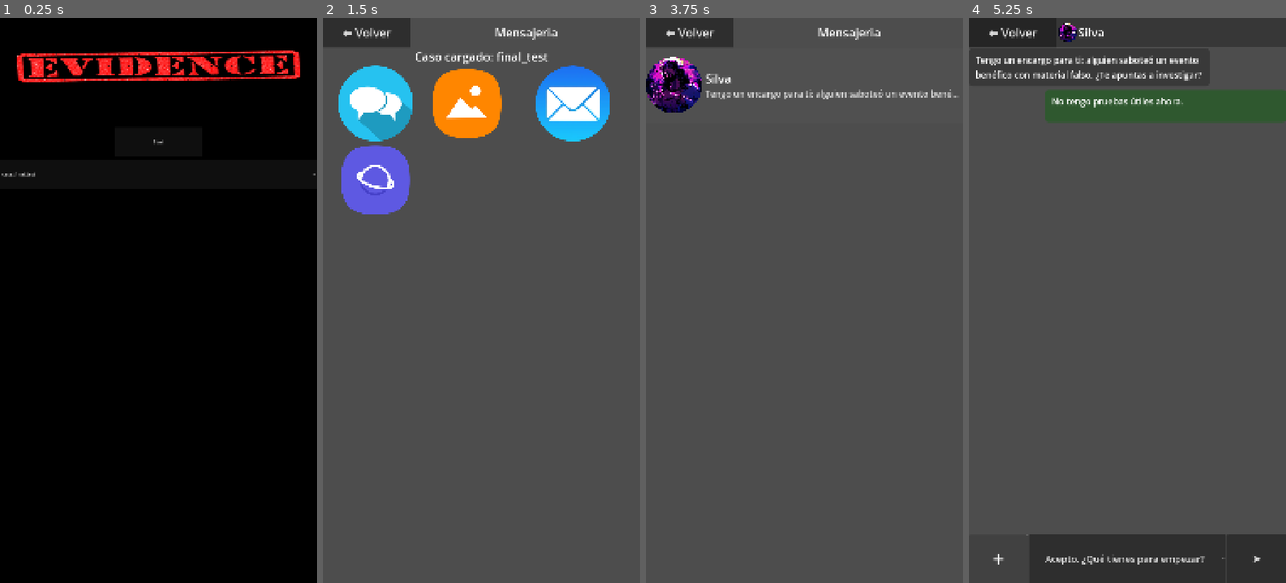
Above: before the commit, frames 1-4 (left to right).
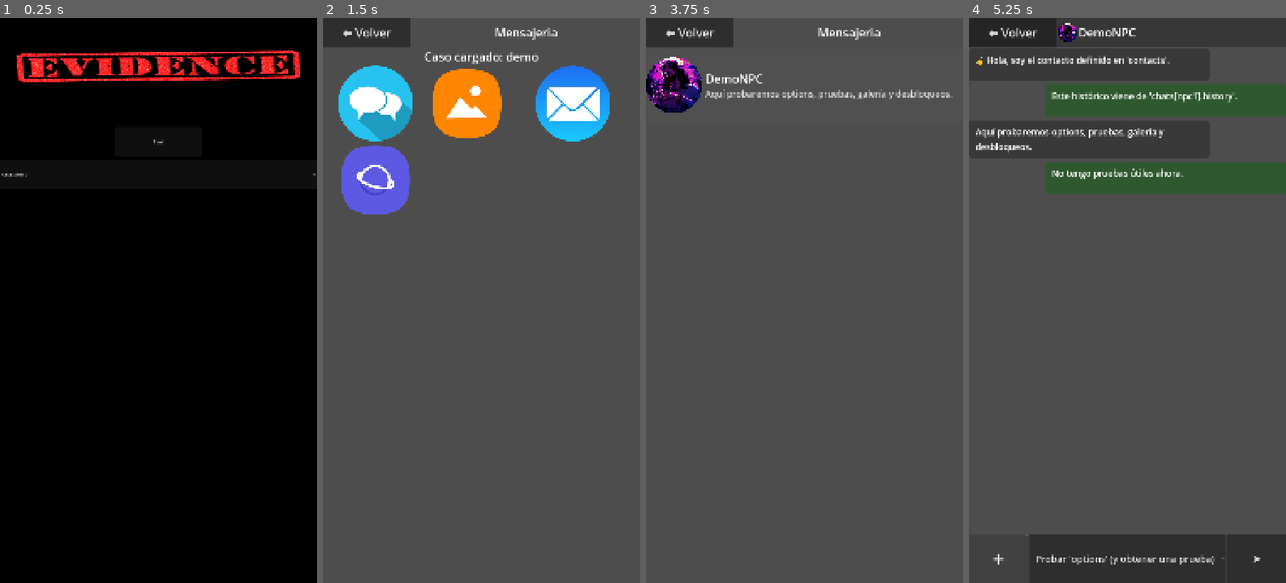
Above: after the commit, the same moments.

Repository: RGVylar/e-vidence
Game: Godot game, scene res://scenes/Main.tscn
Two runs of this game, one before a commit and one after it. Both use one fixed random seed, a clock stepped at 60 frames per second and the inputs below.
Inputs (mouse positions are in pixels of both pictures, inside the frame that each line leads up to):
- Up to frame 1 (0.25 s): no input
- Up to frame 2 (1.5 s): click "case_final_test" (after the commit: "case_demo") at 0.5 s; click "Start" at 1.25 s
- Up to frame 3 (3.75 s): click "⬅ Volver" at 2 s; click "Start" at 2.75 s; click (699, 102) at 3.5 s
- Up to frame 4 (5.25 s): click (1127, 85) at 4.25 s; click "+" at 5 s

The runs differ from the first frame. In frame 1, less than 0.1% of the frame differs, in the area x 4-12%, y 27-29%; in frame 2, 0.4%; in frame 3, 0.8%; in frame 4, 8.4%, in the area x 2-100%, y 1-97%.

Commit message:
fear: delay between msgs and demo case

Diff:
--- a/project/autoload/DB.gd
+++ b/project/autoload/DB.gd
@@ -73,7 +73,17 @@
 	if typeof(current_case) != TYPE_DICTIONARY:
 		return []
 	var chats := (current_case as Dictionary).get("chats", {}) as Dictionary
-	var chat := chats.get(contact_id, {}) as Dictionary
+	var entry: Variant = chats.get(contact_id)
+
+	# Soporta formato legacy (Array) y nuevo (Dictionary)
+	var chat: Dictionary
+	if typeof(entry) == TYPE_DICTIONARY:
+		chat = entry as Dictionary
+	elif typeof(entry) == TYPE_ARRAY:
+		chat = {"history": entry}  # envolvemos para tener una dict consistente
+	else:
+		chat = {}
+
 	var options: Array = chat.get("options", []) as Array
 	var out: Array = []
 	for opt_v in options:
@@ -195,7 +205,17 @@
 	if typeof(current_case) != TYPE_DICTIONARY:
 		return []
 	var chats := (current_case as Dictionary).get("chats", {}) as Dictionary
-	var chat := chats.get(contact_id, {}) as Dictionary
+	var entry: Variant = chats.get(contact_id)
+
+	# Soporta legacy (Array) y nuevo (Dictionary)
+	var chat: Dictionary
+	if typeof(entry) == TYPE_DICTIONARY:
+		chat = entry as Dictionary
+	elif typeof(entry) == TYPE_ARRAY:
+		chat = {"history": entry}
+	else:
+		chat = {}
+
 	var used: Array = chat.get("used_evidence", []) as Array
 
 	var owned := _owned_evidence_ids()
@@ -348,26 +368,21 @@
 			out.append(c)
 	return out
 
-func _case_timing_defaults() -> Dictionary:
-	var case_data := DB.current_case as Dictionary
-	return case_data.get("timing", {}) as Dictionary
-
-func _contact_timing(contact_id: String) -> Dictionary:
-	var case_data := DB.current_case as Dictionary
-	for c_v in (case_data.get("contacts", []) as Array):
-		var c := c_v as Dictionary
+
+func get_contact_timing(contact_id: String) -> Dictionary:
+	var contacts_v: Variant = current_case.get("contacts")
+	if typeof(contacts_v) != TYPE_ARRAY:
+		return {}
+	for c_v in (contacts_v as Array):
+		var c: Dictionary = c_v as Dictionary
 		if String(c.get("id","")) == contact_id:
-			return c.get("timing", {}) as Dictionary
+			var t_v: Variant = c.get("timing")
+			return (t_v as Dictionary) if typeof(t_v) == TYPE_DICTIONARY else {}
 	return {}
 
-func _timing_number(src: Dictionary, key: String, fallback: float) -> float:
-	return float(src.get(key, fallback))
-
-func _resolve_timing_for_contact(contact_id: String) -> Dictionary:
-	var d := _case_timing_defaults()
-	var c := _contact_timing(contact_id)
-	# merge simple: lo definido en contacto pisa a global
-	var out := {}  # Dictionary
-	for k in d.keys(): out[k] = d[k]
-	for k in c.keys(): out[k] = c[k]
-	return out
+func dict_get_number(d: Dictionary, key: String, fallback: float) -> float:
+	if d.has(key):
+		var v: Variant = d[key]
+		if typeof(v) in [TYPE_INT, TYPE_FLOAT, TYPE_STRING]:
+			return float(v)
+	return fallback
--- a/project/autoload/GameState.gd
+++ b/project/autoload/GameState.gd
@@ -4,7 +4,8 @@
 var inventory: Dictionary = {}           # evidencias por id
 # var current_case_id := "case_tutorial"
 # var current_case_id := "case_improved_dialogues"
-var current_case_id := "case_final_test"
+#var current_case_id := "case_final_test"
+var current_case_id := "case_demo"
 var current_thread: String = ""   # id del contacto/hilo seleccionado
 
 signal evidence_added(id)
--- /dev/null
+++ b/project/data/case_demo.json
@@ -0,0 +1,127 @@
+{
+  "contacts": [
+    {
+      "id": "npc1",
+      "name": "DemoNPC",
+      "avatar": "res://assets/avatars/silva.jpg",
+      "timing": {
+        "npc_reaction_delay": 0.8,
+        "npc_typing_min": 0.2,
+        "npc_typing_max": 0.6,
+        "npc_between_msgs": 0.4,
+        "typing_per_char": 0.015
+      }
+    },
+    {
+      "id": "npc2",
+      "name": "Pilar (CM)",
+      "avatar": "res://assets/avatars/pilar.jpg",
+      "requires": ["contact_npc2_unlocked"],
+      "timing": {
+        "npc_reaction_delay": 0.4,
+        "npc_typing_min": 0.15,
+        "npc_typing_max": 0.5,
+        "npc_between_msgs": 0.25,
+        "typing_per_char": 0.012
+      }
+    }
+  ],
+
+  "chats": {
+    "npc1": {
+      "history": [
+        { "from": "DemoNPC", "text": "👋 Hola, soy el contacto definido en 'contacts'." },
+        { "from": "Yo",      "text": "Este histórico viene de 'chats[npc1].history'." },
+        { "from": "DemoNPC", "text": "Aquí probaremos options, pruebas, galería y desbloqueos." }
+      ],
+      "options": [
+        {
+          "id": "accept_case",
+          "text": "Probar 'options' (y obtener una prueba)",
+          "effects": ["give_evidence:flyer_demo"],
+          "npc_reply": [
+            "Perfecto, acabas de usar 'options'.",
+            "Te he dado una prueba llamada 'flyer_demo'. Prueba el botón + para presentarla."
+          ]
+        },
+        {
+          "id": "unlock_gallery_item",
+          "text": "Desbloquear una foto de la galería",
+          "effects": ["unlock_gallery:foto_evento"],
+          "npc_reply": [
+            "Acabo de desbloquear 'foto_evento' en tu galería. Ve a la galería para verla."
+          ]
+        },
+        {
+          "id": "add_new_contact",
+          "text": "Añadir a Pilar (nuevo contacto)",
+          "effects": ["unlock_contact:npc2"],
+          "npc_reply": [
+            "Listo. He añadido a Pilar al caso. Ya puedes escribirle (aparece como nuevo contacto)."
+          ]
+        },
+        {
+          "id": "status",
+          "text": "¿Qué más se puede mostrar?",
+          "npc_reply": [
+            "También existe el modo 'replies' legacy si no defines options.",
+            "Las pruebas dependen de si las posees (inventario).",
+            "Los tiempos de respuesta pueden personalizarse por persona con 'contacts[*].timing'."
+          ]
+        }
+      ]
+    },
+
+    "npc2": {
+      "history": [
+        { "from": "Pilar (CM)", "text": "¡Hola! Aparezco porque me han desbloqueado con 'unlock_contact:npc2'." }
+      ],
+      "options": [
+        {
+          "id": "ask_cm_asset",
+          "text": "¿Tienes una imagen para la nota?",
+          "effects": ["unlock_gallery:nota_borrador"],
+          "npc_reply": [
+            "Te paso un borrador a la galería ('nota_borrador'). Échale un ojo."
+          ]
+        }
+      ]
+    }
+  },
+
+  "replies": {
+    "npc1": [
+      "Opción legacy desde 'replies'",
+      "Otra opción sin lógica avanzada"
+    ]
+  },
+
+  "evidence": [
+    {
+      "id": "flyer_demo",
+      "name": "Flyer de ejemplo",
+      "reactions": {
+        "npc1": {
+          "text": "Te presento una prueba.",
+          "npc_reply": [
+            "Genial, esa prueba proviene de 'evidence'.",
+            "Gracias. De paso te desbloqueo una foto extra."
+          ],
+          "effects": ["unlock_gallery:foto_evento"]
+        },
+        "npc2": {
+          "text": "Te presento la misma prueba (para Pilar).",
+          "npc_reply": [
+            "¡Perfecto! Esto nos sirve para la comunicación."
+          ]
+        }
+      }
+    }
+  ],
+
+  "gallery": [
+    "res://assets/case/demo/demo_photo1.png",
+    { "id": "foto_evento",   "path": "res://assets/case/gatos/cats/auri.jpg", "requires": ["unlocked_foto_evento"] },
+    { "id": "nota_borrador", "path": "res://assets/case/gatos/cats/cosmo.jpg",  "requires": ["unlocked_nota_borrador"] }
+  ]
+}
--- a/project/scenes/apps/chat.gd
+++ b/project/scenes/apps/chat.gd
@@ -16,11 +16,12 @@
 @onready var choice_picker: OptionButton = get_node_or_null("%ChoicePicker") as OptionButton
 @onready var _sfx_player: AudioStreamPlayer = %AudioStreamPlayer
 
-@export_range(0.0, 5.0, 0.05) var message_interval: float = 0.35 # SOLO para histórico
-@export_range(0.0, 3.0, 0.05) var npc_typing_min: float = 0.30   # tecleo mínimo por mensaje
-@export_range(0.0, 6.0, 0.05) var npc_typing_max: float = 1.25   # tecleo máximo por mensaje
-@export_range(0.0, 3.0, 0.05) var npc_between_msgs: float = 0.30 # pausa entre mensajes del NPC
 @export_range(0.0, 3.0, 0.05) var npc_reaction_delay: float = 0.50
+@export_range(0.0, 3.0, 0.05) var npc_typing_min: float = 0.30
+@export_range(0.0, 6.0, 0.05) var npc_typing_max: float = 1.25
+@export_range(0.0, 3.0, 0.05) var npc_between_msgs: float = 0.30
+@export_range(0.0, 0.20, 0.005) var typing_per_char: float = 0.02  # s por carácter (0.02 = 20 ms)
+@export_range(0.0, 5.0, 0.05) var message_interval: float = 0.2
 
 var _npc_reply_running := false
 var _typing_row: HBoxContainer = null
@@ -200,12 +201,22 @@
 			if not res.is_empty():
 				_add_bubble("Yo", String(res.get("player_text","Presento prueba.")))
 
-				if npc_reaction_delay > 0.0:
-					await get_tree().create_timer(npc_reaction_delay).timeout
-
+				var T: Dictionary = DB.get_contact_timing(contact_id)
+				var reaction := DB.dict_get_number(T, "npc_reaction_delay", npc_reaction_delay)
+				var typ_min  := DB.dict_get_number(T, "npc_typing_min",    npc_typing_min)
+				var typ_max  := DB.dict_get_number(T, "npc_typing_max",    npc_typing_max)
+				var between  := DB.dict_get_number(T, "npc_between_msgs",  npc_between_msgs)
+				var tpc      := DB.dict_get_number(T, "typing_per_char",   typing_per_char)
+
+				# 1) pequeña pausa antes de que el NPC reaccione
+				if reaction > 0.0:
+					await get_tree().create_timer(reaction).timeout
+
+				# 2) secuenciar las líneas del NPC
 				await _play_npc_reply_sequence(
 					res.get("npc_reply", []) as Array,
-					name_lbl.text if name_lbl else "NPC"
+					(name_lbl.text if name_lbl else "NPC"),
+					typ_min, typ_max, tpc, between
 				)
 
 				_refresh_replies()   # por si desbloquea opciones
@@ -249,14 +260,24 @@
 			if not result.is_empty():
 				_add_bubble("Yo", String(result.get("player_text", text)))
 
-
-				# Espera antes de que el NPC haga algo
-				if npc_reaction_delay > 0.0:
-					await get_tree().create_timer(npc_reaction_delay).timeout
-
+				var contact_id := GameState.current_thread
+				var T: Dictionary = DB.get_contact_timing(contact_id)
+
+				var reaction := DB.dict_get_number(T, "npc_reaction_delay", npc_reaction_delay)
+				var typ_min  := DB.dict_get_number(T, "npc_typing_min",    npc_typing_min)
+				var typ_max  := DB.dict_get_number(T, "npc_typing_max",    npc_typing_max)
+				var between  := DB.dict_get_number(T, "npc_between_msgs",  npc_between_msgs)
+				var tpc      := DB.dict_get_number(T, "typing_per_char",   typing_per_char)
+
+				# 1) pequeña pausa antes de que el NPC reaccione
+				if reaction > 0.0:
+					await get_tree().create_timer(reaction).timeout
+
+				# 2) secuenciar las líneas del NPC
 				await _play_npc_reply_sequence(
 					result.get("npc_reply", []) as Array,
-					name_lbl.text if name_lbl else "NPC"
+					(name_lbl.text if name_lbl else "NPC"),
+					typ_min, typ_max, tpc, between
 				)
 
 				_refresh_replies()
@@ -407,8 +428,6 @@
 	if sc: sc.scroll_vertical = sc.get_v_scroll_bar().max_value
 
 func _render_history_sequential(history: Array) -> void:
-	print("[CHAT] message_interval =", message_interval)
-
 	var t := Timer.new()
 	t.one_shot = true
 	add_child(t)
@@ -457,7 +476,7 @@
 	bubble.add_theme_stylebox_override("panel", sb)
 
 	var lbl := Label.new()
-	lbl.text = "···" % sender_name
+	lbl.text = "···"
 	lbl.add_theme_font_size_override("font_size", 28)
 	bubble.add_child(lbl)
 
@@ -476,27 +495,48 @@
 	return clamp(base, npc_typing_min, npc_typing_max)
 
 # Secuencia de respuestas del NPC (con "escribiendo..." + pausas)
-func _play_npc_reply_sequence(lines: Array, npc_name: String) -> void:
+func _play_npc_reply_sequence(
+	lines: Array,
+	npc_name: String,
+	typ_min: float, typ_max: float,
+	tpc: float,                         # typing_per_char (seg/char)
+	between_default: float
+) -> void:
 	if _npc_reply_running:
-		# opcional: podrías encolar; por simplicidad, esperamos a que acabe
 		while _npc_reply_running:
 			await get_tree().process_frame
-
 	_npc_reply_running = true
 
 	for line_v in lines:
-		var line := String(line_v)
-
+		var text := ""
+		var local_min := typ_min
+		var local_max := typ_max
+		var local_between := between_default
+
+		# Línea puede ser string o dict con overrides
+		if typeof(line_v) == TYPE_DICTIONARY:
+			var ld := line_v as Dictionary
+			text = String(ld.get("text",""))
+			if ld.has("typing_min"):  local_min     = float(ld["typing_min"])
+			if ld.has("typing_max"):  local_max     = float(ld["typing_max"])
+			if ld.has("between"):     local_between = float(ld["between"])
+			if ld.has("after_delay"): local_between = float(ld["after_delay"]) # alias
+			if ld.has("reaction_delay"):
+				await get_tree().create_timer(float(ld["reaction_delay"])).timeout
+		else:
+			text = String(line_v)
+
+		# “<NPC> está escribiendo…”
 		_typing_start(npc_name)
-		var t := _npc_typing_duration_for(line)
-		if t > 0.0:
-			await get_tree().create_timer(t).timeout
+		var dur: float = clamp(tpc * float(text.length()), local_min, local_max)
+		if dur > 0.0:
+			await get_tree().create_timer(dur).timeout
 		_typing_end()
 
-		_add_bubble(npc_name, line)
+		_add_bubble(npc_name, text)
 		_scroll_to_bottom()
 
-		if npc_between_msgs > 0.0:
-			await get_tree().create_timer(npc_between_msgs).timeout
+		if local_between > 0.0:
+			await get_tree().create_timer(local_between).timeout
 
 	_npc_reply_running = false
Renamed: project/assets/case/elena_pilar/cats/auri.jpg -> project/assets/case/gatos/cats/auri.jpg
Not shown, changed: project/assets/case/gatos/cats/auri.jpg.import
Renamed: project/assets/case/elena_pilar/cats/cosmo.jpg -> project/assets/case/gatos/cats/cosmo.jpg
Not shown, changed: project/assets/case/gatos/cats/cosmo.jpg.import
Renamed: project/assets/case/elena_pilar/cats/move_notice.png -> project/assets/case/gatos/cats/move_notice.png
Not shown, changed: project/assets/case/gatos/cats/move_notice.png.import
